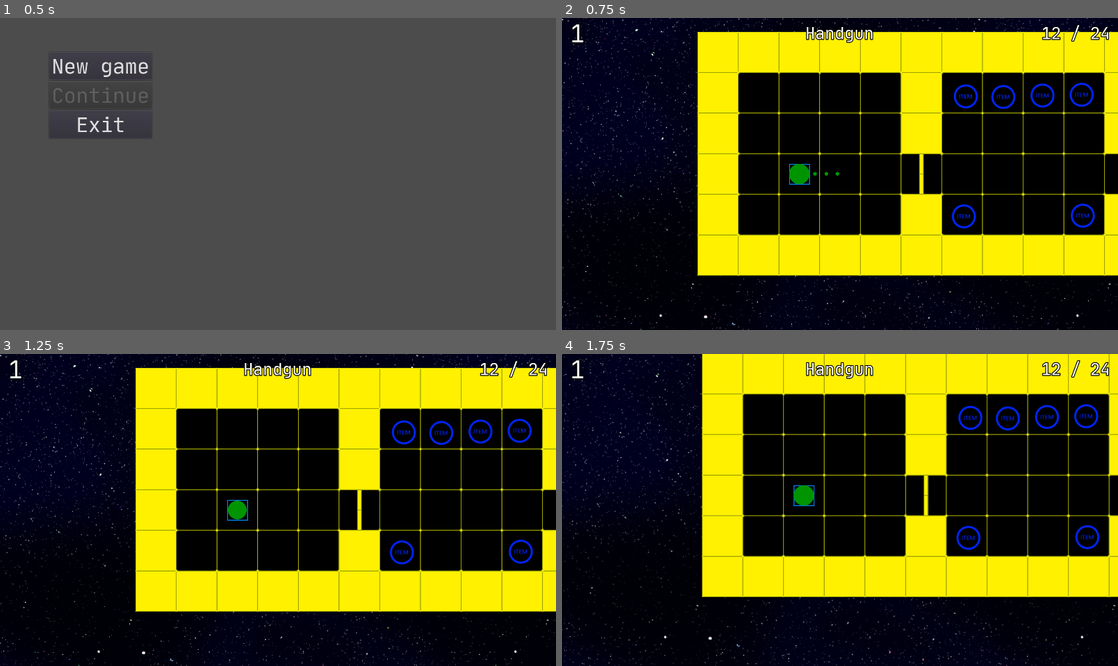
Above: before the commit, frames 1-4 (two rows, left to right).
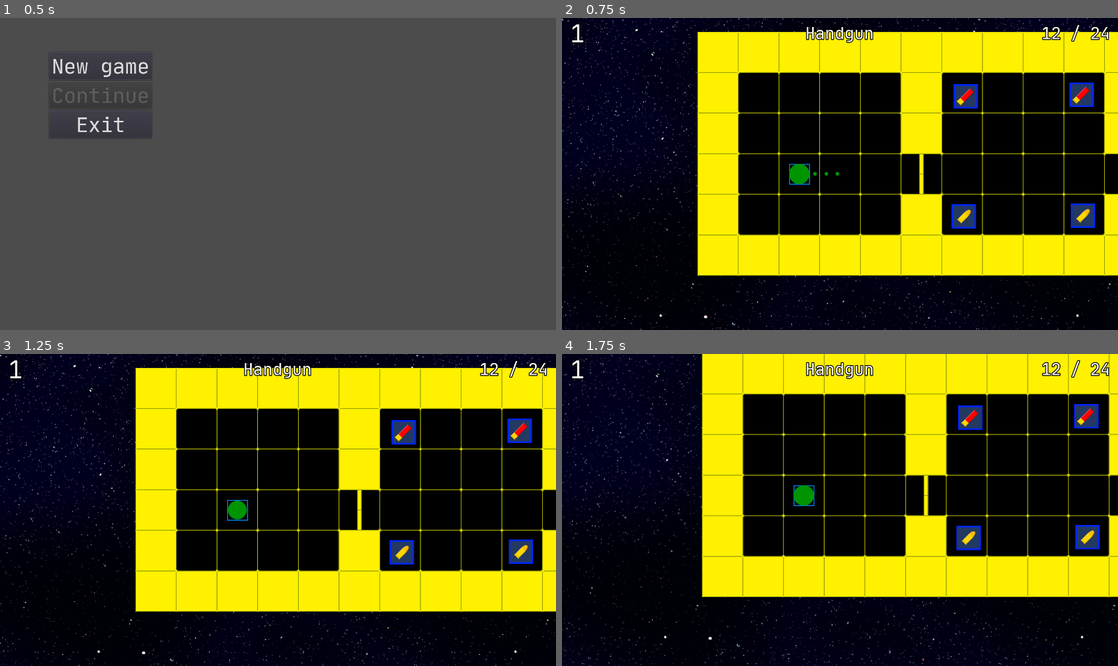
Above: after the commit, the same moments.

Repository: PalPav/Ziea
Game: Godot game, scene res://app/gui/MainMenu.tscn
The game is run twice, just before and just after one commit, with the same random seed, the same clock (stepped at 60 frames per second) and the same inputs.
Inputs:
- Up to frame 1 (0.5 s): no input
- Up to frame 2 (0.75 s): click "New game" at 0.5 s
- Up to frame 3 (1.25 s): no input
- Up to frame 4 (1.75 s): tap Enter at 1.25 s; hold D (player_rotate_right) from 1.28 s (still down); tap F (player_next_weapon) at 1.35 s

Frame 1 is identical in both runs. In frame 2, 1.6% of the frame differs, in the area x 70-96%, y 20-68%; in frame 3, 1.6%; in frame 4, 1.6%, in the area x 70-97%, y 16-64%.

Commit message:
Ammo update + placement on level

Diff:
--- a/app/enemy/Enemy.tscn
+++ b/app/enemy/Enemy.tscn
@@ -67,7 +67,7 @@
 visible = false
 frames = SubResource( 2 )
 animation = "Idle"
-frame = 1
+frame = 3
 playing = true
 
 [node name="PlayerDetectionTimer" type="Timer" parent="."]
--- a/app/items/AbstractItem.tscn
+++ b/app/items/AbstractItem.tscn
@@ -1,18 +1,10 @@
-[gd_scene load_steps=5 format=2]
+[gd_scene load_steps=4 format=2]
 
 [ext_resource path="res://app/items/AbstractItem.gd" type="Script" id=1]
 [ext_resource path="res://assets/sprites/items/abstract.png" type="Texture" id=2]
 
-[sub_resource type="SpriteFrames" id=1]
-animations = [ {
-"frames": [ ExtResource( 2 ) ],
-"loop": false,
-"name": "idle",
-"speed": 1.0
-} ]
-
-[sub_resource type="CircleShape2D" id=2]
-radius = 29.966
+[sub_resource type="RectangleShape2D" id=2]
+extents = Vector2( 30.049, 30.1697 )
 
 [node name="AbstractItem" type="Area2D"]
 position = Vector2( 0.210224, 0 )
@@ -22,9 +14,8 @@
 "_edit_group_": true
 }
 
-[node name="Icon" type="AnimatedSprite" parent="."]
-frames = SubResource( 1 )
-animation = "idle"
+[node name="Icon" type="Sprite" parent="."]
+texture = ExtResource( 2 )
 
 [node name="PickUpRange" type="CollisionShape2D" parent="."]
 shape = SubResource( 2 )
--- a/app/items/ammo/HandgunAmmo.tscn
+++ b/app/items/ammo/HandgunAmmo.tscn
@@ -1,11 +1,15 @@
-[gd_scene load_steps=4 format=2]
+[gd_scene load_steps=5 format=2]
 
 [ext_resource path="res://app/items/ammo/AmmoItem.tscn" type="PackedScene" id=1]
 [ext_resource path="res://app/items/ammo/HandgunAmmo.gd" type="Script" id=2]
 [ext_resource path="res://assets/sounds/items/handgun_ammo.wav" type="AudioStream" id=3]
+[ext_resource path="res://assets/sprites/items/handgun_ammo.png" type="Texture" id=4]
 
 [node name="HandgunAmmo" instance=ExtResource( 1 )]
 script = ExtResource( 2 )
 
+[node name="Icon" parent="." index="0"]
+texture = ExtResource( 4 )
+
 [node name="SFX_PickUp" parent="." index="2"]
 stream = ExtResource( 3 )
--- a/app/items/ammo/ShotgunAmmo.tscn
+++ b/app/items/ammo/ShotgunAmmo.tscn
@@ -1,11 +1,15 @@
-[gd_scene load_steps=4 format=2]
+[gd_scene load_steps=5 format=2]
 
 [ext_resource path="res://app/items/ammo/AmmoItem.tscn" type="PackedScene" id=1]
 [ext_resource path="res://app/items/ammo/ShotgunAmmo.gd" type="Script" id=2]
 [ext_resource path="res://assets/sounds/items/shotgun_ammo.wav" type="AudioStream" id=3]
+[ext_resource path="res://assets/sprites/items/shotgun_ammo.png" type="Texture" id=4]
 
 [node name="ShotgunAmmo" instance=ExtResource( 1 )]
 script = ExtResource( 2 )
 
+[node name="Icon" parent="." index="0"]
+texture = ExtResource( 4 )
+
 [node name="SFX_PickUp" parent="." index="2"]
 stream = ExtResource( 3 )
--- a/app/levels/Level_001.tscn
+++ b/app/levels/Level_001.tscn
@@ -1,9 +1,11 @@
-[gd_scene load_steps=5 format=2]
+[gd_scene load_steps=7 format=2]
 
 [ext_resource path="res://app/levels/AbstractLevel.tscn" type="PackedScene" id=1]
 [ext_resource path="res://app/levels/TileSet.tres" type="TileSet" id=2]
 [ext_resource path="res://app/enemy/Enemy.tscn" type="PackedScene" id=3]
 [ext_resource path="res://app/levels/Level_002.tscn" type="PackedScene" id=4]
+[ext_resource path="res://app/items/ammo/ShotgunAmmo.tscn" type="PackedScene" id=5]
+[ext_resource path="res://app/items/ammo/HandgunAmmo.tscn" type="PackedScene" id=6]
 
 [node name="Level_001" instance=ExtResource( 1 )]
 next_level = ExtResource( 4 )
@@ -12,6 +14,39 @@
 tile_set = ExtResource( 2 )
 tile_data = PoolIntArray( 0, 0, 0, 1, 0, 0, 2, 0, 0, 3, 0, 0, 4, 0, 0, 5, 0, 0, 6, 0, 0, 7, 0, 0, 8, 0, 0, 9, 0, 0, 10, …(14126 unchanged characters)…
 
+[node name="ShotgunAmmo" parent="Items" index="0" instance=ExtResource( 5 )]
+position = Vector2( 1948.98, 3047.86 )
+
+[node name="ShotgunAmmo2" parent="Items" index="1" instance=ExtResource( 5 )]
+position = Vector2( 1147.12, 3050.69 )
+
+[node name="ShotgunAmmo4" parent="Items" index="2" instance=ExtResource( 5 )]
+position = Vector2( 455.122, 1850.69 )
+
+[node name="ShotgunAmmo5" parent="Items" index="3" instance=ExtResource( 5 )]
+position = Vector2( 2355.12, 1850.69 )
+
+[node name="ShotgunAmmo6" parent="Items" index="4" instance=ExtResource( 5 )]
+position = Vector2( 2549.12, 1448.69 )
+
+[node name="ShotgunAmmo3" parent="Items" index="5" instance=ExtResource( 5 )]
+position = Vector2( 545.901, 1352.24 )
+
+[node name="HandgunAmmo" parent="Items" index="6" instance=ExtResource( 6 )]
+position = Vector2( 1547.08, 3048.02 )
+
+[node name="HandgunAmmo2" parent="Items" index="7" instance=ExtResource( 6 )]
+position = Vector2( 1549.6, 1949.37 )
+
+[node name="HandgunAmmo3" parent="Items" index="8" instance=ExtResource( 6 )]
+position = Vector2( 1549.6, 1547.37 )
+
+[node name="HandgunAmmo5" parent="Items" index="9" instance=ExtResource( 6 )]
+position = Vector2( 347.636, 347.928 )
+
+[node name="HandgunAmmo4" parent="Items" index="10" instance=ExtResource( 6 )]
+position = Vector2( 2746.52, 342.888 )
+
 [node name="Enemy" parent="Enemies" index="0" instance=ExtResource( 3 )]
 position = Vector2( 2647.57, 2048.86 )
 
@@ -106,7 +141,7 @@
 position = Vector2( 456.972, 1548.02 )
 
 [node name="Enemy43" parent="Enemies" index="31" instance=ExtResource( 3 )]
-position = Vector2( 254.199, 1251.21 )
+position = Vector2( 252.311, 1247.43 )
 
 [node name="Enemy46" parent="Enemies" index="32" instance=ExtResource( 3 )]
 position = Vector2( 454.327, 1146.95 )
@@ -198,3 +233,6 @@
 
 [node name="Enemy20" parent="Enemies" index="61" instance=ExtResource( 3 )]
 position = Vector2( 647.198, 1951.27 )
+
+[node name="Animation" parent="Exit" index="1"]
+frame = 0
--- a/app/levels/Level_002.tscn
+++ b/app/levels/Level_002.tscn
@@ -1,8 +1,10 @@
-[gd_scene load_steps=4 format=2]
+[gd_scene load_steps=6 format=2]
 
 [ext_resource path="res://app/levels/AbstractLevel.tscn" type="PackedScene" id=1]
 [ext_resource path="res://app/enemy/Enemy.tscn" type="PackedScene" id=2]
 [ext_resource path="res://app/levels/TileSet.tres" type="TileSet" id=3]
+[ext_resource path="res://app/items/ammo/ShotgunAmmo.tscn" type="PackedScene" id=4]
+[ext_resource path="res://app/items/ammo/HandgunAmmo.tscn" type="PackedScene" id=5]
 
 [node name="Level_002" instance=ExtResource( 1 )]
 
@@ -10,6 +12,66 @@
 tile_set = ExtResource( 3 )
 tile_data = PoolIntArray( 0, 0, 0, 1, 0, 0, 2, 0, 0, 3, 0, 0, 4, 0, 0, 5, 0, 0, 6, 0, 0, 7, 0, 0, 8, 0, 0, 9, 0, 0, 10, …(14585 unchanged characters)…
 
+[node name="HandgunAmmo1" parent="Items" index="0" instance=ExtResource( 5 )]
+position = Vector2( 1648.45, 851.472 )
+
+[node name="HandgunAmmo2" parent="Items" index="1" instance=ExtResource( 5 )]
+position = Vector2( 1351.15, 1548.35 )
+
+[node name="HandgunAmmo3" parent="Items" index="2" instance=ExtResource( 5 )]
+position = Vector2( 3049.34, 1548.35 )
+
+[node name="HandgunAmmo4" parent="Items" index="3" instance=ExtResource( 5 )]
+position = Vector2( 152.429, 1553.1 )
+
+[node name="HandgunAmmo5" parent="Items" index="4" instance=ExtResource( 5 )]
+position = Vector2( 249.944, 1757.65 )
+
+[node name="HandgunAmmo6" parent="Items" index="5" instance=ExtResource( 5 )]
+position = Vector2( 2947.07, 1755.27 )
+
+[node name="HandgunAmmo7" parent="Items" index="6" instance=ExtResource( 5 )]
+position = Vector2( 247.565, 1348.56 )
+
+[node name="HandgunAmmo8" parent="Items" index="7" instance=ExtResource( 5 )]
+position = Vector2( 2951.82, 1348.56 )
+
+[node name="HandgunAmmo9" parent="Items" index="8" instance=ExtResource( 5 )]
+position = Vector2( 2449.98, 1343.8 )
+
+[node name="HandgunAmmo10" parent="Items" index="9" instance=ExtResource( 5 )]
+position = Vector2( 749.411, 1752.89 )
+
+[node name="HandgunAmmo11" parent="Items" index="10" instance=ExtResource( 5 )]
+position = Vector2( 1850.62, 2554.42 )
+
+[node name="HandgunAmmo12" parent="Items" index="11" instance=ExtResource( 5 )]
+position = Vector2( 1351.15, 2552.04 )
+
+[node name="ShotgunAmmo1" parent="Items" index="12" instance=ExtResource( 4 )]
+position = Vector2( 1551.25, 2250.17 )
+
+[node name="ShotgunAmmo2" parent="Items" index="13" instance=ExtResource( 4 )]
+position = Vector2( 1644.58, 2253 )
+
+[node name="ShotgunAmmo3" parent="Items" index="14" instance=ExtResource( 4 )]
+position = Vector2( 1249.77, 2952.26 )
+
+[node name="ShotgunAmmo4" parent="Items" index="15" instance=ExtResource( 4 )]
+position = Vector2( 1958.53, 2954.63 )
+
+[node name="ShotgunAmmo5" parent="Items" index="16" instance=ExtResource( 4 )]
+position = Vector2( 2044.16, 547.679 )
+
+[node name="ShotgunAmmo6" parent="Items" index="17" instance=ExtResource( 4 )]
+position = Vector2( 1147.49, 552.436 )
+
+[node name="ShotgunAmmo7" parent="Items" index="18" instance=ExtResource( 4 )]
+position = Vector2( 1551.83, 155.241 )
+
+[node name="ShotgunAmmo8" parent="Items" index="19" instance=ExtResource( 4 )]
+position = Vector2( 153.318, 250.377 )
+
 [node name="Enemy" parent="Enemies" index="0" instance=ExtResource( 2 )]
 position = Vector2( 750.864, 1352.77 )
 
@@ -20,7 +82,7 @@
 position = Vector2( 555.702, 1348.53 )
 
 [node name="Enemy7" parent="Enemies" index="3" instance=ExtResource( 2 )]
-position = Vector2( 158.651, 1558.29 )
+position = Vector2( 653.361, 1555.91 )
 
 [node name="Enemy8" parent="Enemies" index="4" instance=ExtResource( 2 )]
 position = Vector2( 244.054, 1553.79 )
@@ -32,7 +94,7 @@
 position = Vector2( 551.207, 1553.79 )
 
 [node name="Enemy9" parent="Enemies" index="7" instance=ExtResource( 2 )]
-position = Vector2( 754.977, 1757.56 )
+position = Vector2( 555.19, 1750.42 )
 
 [node name="Enemy13" parent="Enemies" index="8" instance=ExtResource( 2 )]
 position = Vector2( 536.344, 2241.92 )
@@ -185,7 +247,7 @@
 position = Vector2( 2544.75, 546.479 )
 
 [node name="Enemy49" parent="Enemies" index="58" instance=ExtResource( 2 )]
-position = Vector2( 3041.16, 1549.38 )
+position = Vector2( 2750.99, 1549.38 )
 
 [node name="Enemy64" parent="Enemies" index="59" instance=ExtResource( 2 )]
 position = Vector2( 2955.76, 1844.54 )
@@ -206,16 +268,13 @@
 position = Vector2( 2960.55, 1555.03 )
 
 [node name="Enemy51" parent="Enemies" index="65" instance=ExtResource( 2 )]
-position = Vector2( 1549.34, 2245.8 )
+position = Vector2( 1554.1, 2148.28 )
 
 [node name="Enemy52" parent="Enemies" index="66" instance=ExtResource( 2 )]
-position = Vector2( 1642.58, 2250.04 )
+position = Vector2( 1649.72, 2147.77 )
 
 [node name="Enemy6" parent="Enemies" index="67" instance=ExtResource( 2 )]
 position = Vector2( 844.202, 1052.96 )
 
 [node name="Exit" parent="." index="3"]
 rotation = 3.14159
-
-[node name="Animation" parent="Exit" index="1"]
-frame = 0
--- a/app/levels/Level_debug.tscn
+++ b/app/levels/Level_debug.tscn
@@ -16,33 +16,18 @@
 
 [node name="ShotgunAmmo" parent="Items" index="0" instance=ExtResource( 5 )]
 position = Vector2( 659.149, 158.905 )
-input_pickable = false
 
 [node name="HandgunAmmo" parent="Items" index="1" instance=ExtResource( 6 )]
 position = Vector2( 654.331, 454.358 )
-input_pickable = false
 
 [node name="HandgunAmmo2" parent="Items" index="2" instance=ExtResource( 6 )]
 position = Vector2( 946.546, 452.577 )
-input_pickable = false
 
 [node name="ShotgunAmmo2" parent="Items" index="3" instance=ExtResource( 5 )]
 position = Vector2( 943.668, 155.016 )
-input_pickable = false
-
-[node name="ShotgunAmmo3" parent="Items" index="4" instance=ExtResource( 5 )]
-position = Vector2( 847.451, 156.798 )
-input_pickable = false
-
-[node name="ShotgunAmmo4" parent="Items" index="5" instance=ExtResource( 5 )]
-position = Vector2( 751.234, 160.362 )
-input_pickable = false
 
 [node name="Enemy" parent="Enemies" index="0" instance=ExtResource( 2 )]
 position = Vector2( 802.529, 301.947 )
 
 [node name="Exit" parent="." index="3"]
 rotation = -3.14159
-
-[node name="Animation" parent="Exit" index="1"]
-frame = 0
Binary file changed: assets/sprites/items/abstract.png
Binary file added: assets/sprites/items/handgun_ammo.png
Binary file added: assets/sprites/items/item_base.png
Binary file added: assets/sprites/items/shotgun_ammo.png
